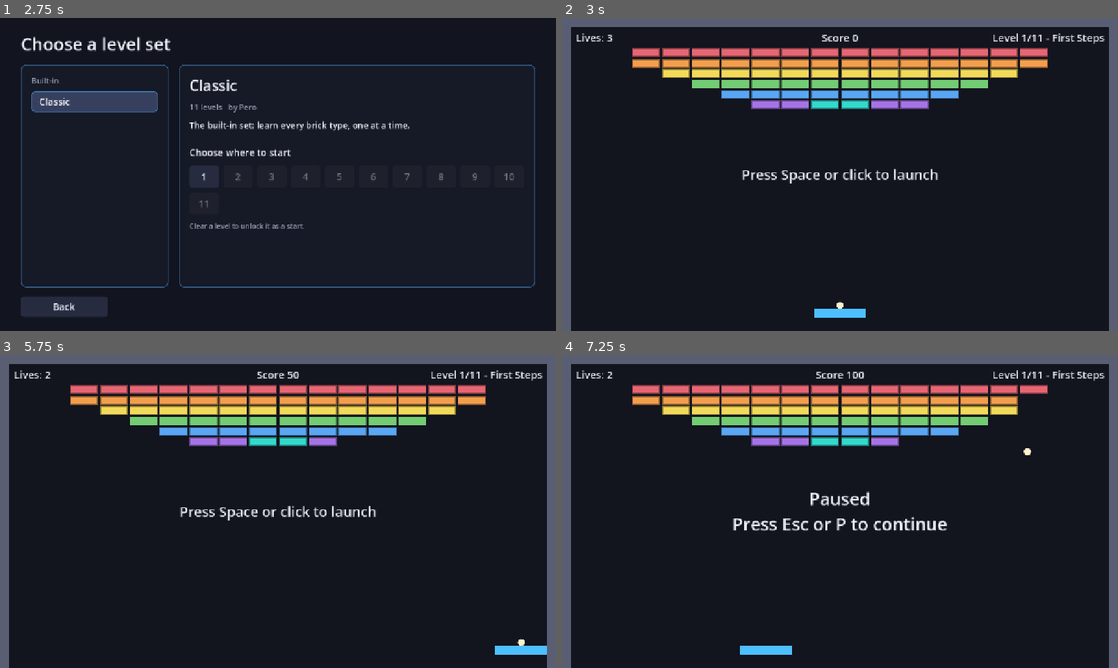
Above: before the commit, frames 1-4 (two rows, left to right).
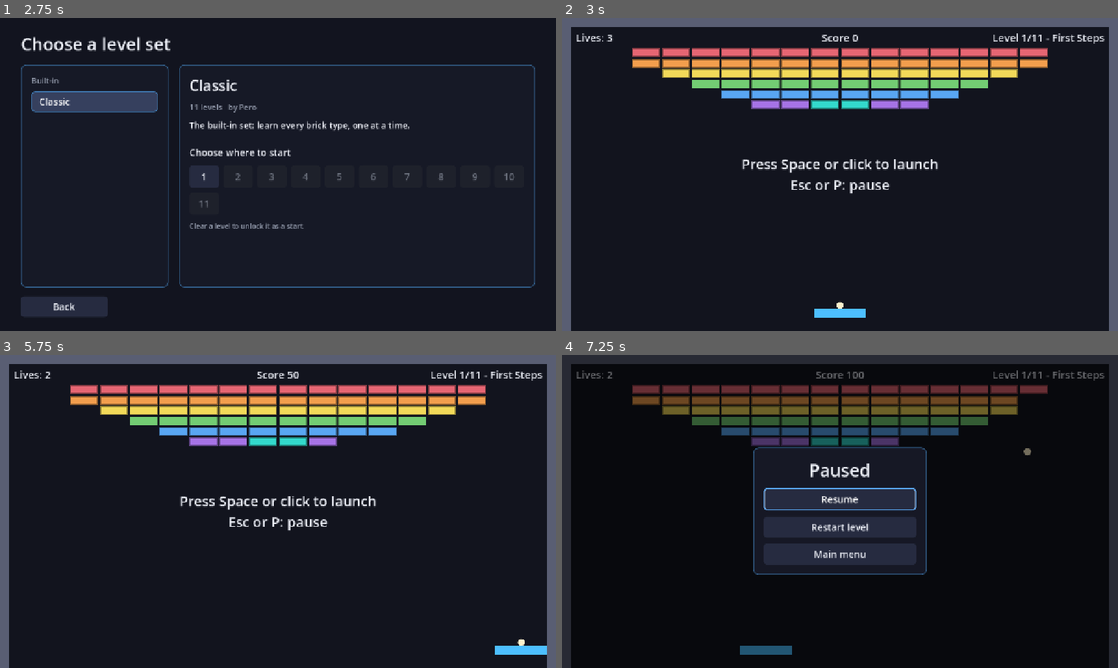
Above: after the commit, the same moments.

Repository: pero-grubac/brick-breaker
Game: Godot game, scene res://scenes/menu/main_menu.tscn
Same seed, same stepped clock (60 frames per second), same inputs: the game is played once before the commit and once after it.
Inputs (mouse positions are in pixels of both pictures, inside the frame that each line leads up to):
- Up to frame 1 (2.75 s): click "Play" at 0.5 s; click "Classic" at 1.25 s; click "Classic" at 2 s
- Up to frame 2 (3 s): click "1" at 2.75 s
- Up to frame 3 (5.75 s): tap Space (launch) at 3.5, 5.3 s; move the mouse to (400, 495) at 3.52 s; hold Right (move_right) 3.53-4.25 s; hold Space (launch) 3.53-4.25 s; click (400, 495) at 3.67 s; drag from (166, 527) to (250, 574) at 4.27 s; move the mouse to (333, 442) at 5.02 s; hold Right (move_right) from 5.03 s (still down); hold Shift from 5.03 s (still down)
- Up to frame 4 (7.25 s): release Right (move_right) at 5.75 s; release Shift at 5.75 s; tap Space (launch) at 5.75 s; drag from (812, 574) to (673, 464) at 5.77 s; move the mouse to (1006, 558) at 6.52 s; hold Left (move_left) from 6.53 s (still down); hold Space (launch) from 6.53 s (still down); tap Ctrl at 6.6 s; tap Escape (pause) at 7.15 s

Frame 1 is identical in both runs. In frame 2, 1.3% of the frame differs, in the area x 32-68%, y 45-56%; in frame 3, 1.3%; in frame 4, 22%, in the area x 0-100%, y 0-100%.

Commit message:
feat: pause menu, translated game text, progress and best score

Diff:
--- a/scenes/game/game.gd
+++ b/scenes/game/game.gd
@@ -10,12 +10,7 @@
 
 const BRICK_SCENE: PackedScene = preload("res://scenes/game/brick.tscn")
 const BALL_SCENE: PackedScene = preload("res://scenes/game/ball.tscn")
-const MSG_SERVE := "Press Space or click to launch"
-const MSG_GAME_OVER := "Game over\nPress Space or click to restart"
-const MSG_LEVEL_CLEARED := "Level cleared!\nPress Space or click for the next level"
-const MSG_SET_COMPLETE := "Set complete!\nPress Space or click to play again"
-const MSG_LOAD_ERROR := "Cannot load level"
-const MSG_SKIPPED := "Skipped a broken level:"
+# Message lines are translation keys (i18n/strings.csv); see _message().
 ## How many load errors to show on screen (the full list goes to the Output panel).
 const MAX_ERRORS_SHOWN: int = 3
 
@@ -56,6 +51,8 @@
 var _level: LevelData = null
 ## Error of the last skipped level, shown with the next serve message.
 var _skip_note: String = ""
+## The final score of this run was already reported (EventBus.run_ended).
+var _run_ended: bool = false
 
 # Ball speed = base (from the scene) x level ball_speed x power-up factor.
 var _base_ball_speed: float = 0.0
@@ -72,6 +69,7 @@
 @onready var _hud: Hud = $HUD
 @onready var _bricks: Node2D = $Bricks
 @onready var _power_ups: PowerUpManager = $PowerUpManager
+@onready var _pause: PauseController = $PauseController
 
 
 func _ready() -> void:
@@ -80,6 +78,9 @@
 	_connect_ball(_ball)
 	_power_ups.setup(GameContext.new(self, _paddle))
 	EventBus.brick_destroyed.connect(_on_brick_destroyed)
+	_hud.resume_requested.connect(_pause.set_paused.bind(false))
+	_hud.restart_requested.connect(_on_restart_requested)
+	_hud.main_menu_requested.connect(_on_main_menu_requested)
 	_base_ball_speed = _ball.speed
 	_lives = starting_lives
 	EventBus.lives_changed.emit(_lives)
@@ -117,8 +118,38 @@
 			_release_stuck_balls()
 		State.LEVEL_CLEARED:
 			_start_level(_level_index + 1)
-		State.GAME_OVER, State.SET_COMPLETE:
-			get_tree().reload_current_scene()
+		State.GAME_OVER:
+			# Try again from where this run started.
+			GameSession.play(_level_set, start_level)
+		State.SET_COMPLETE:
+			GameSession.go_to_set_select()
+
+
+## Joins translated message lines.
+func _message(keys: Array[String]) -> String:
+	var lines := PackedStringArray()
+	for key in keys:
+		lines.append(tr(key))
+	return "\n".join(lines)
+
+
+func _on_restart_requested() -> void:
+	GameSession.play(_level_set, _level_index)
+
+
+func _on_main_menu_requested() -> void:
+	_end_run()
+	GameSession.go_to_main_menu()
+
+
+## Reports the final score once per run. Returns true if it is a new best for the set.
+func _end_run() -> bool:
+	if _level_set == null or _run_ended:
+		return false
+	_run_ended = true
+	var is_best := _score.score > 0 and _score.score > SaveManager.data.best_score(_level_set.id)
+	EventBus.run_ended.emit(_level_set.id, _score.score)
+	return is_best
 
 
 # --- levels ---
@@ -149,10 +180,14 @@
 func _finish_set() -> void:
 	_state = State.SET_COMPLETE
 	_stop_all_balls()
-	var message := MSG_SET_COMPLETE
+	var keys: Array[String] = ["MSG_SET_COMPLETE"]
+	if _end_run():
+		keys.append("MSG_NEW_BEST")
+	keys.append("MSG_BACK_TO_MENU")
+	var message := _message(keys)
 	if not _skip_note.is_empty():
 		# The last level(s) were broken; still say why.
-		message += "\n\n%s\n%s" % [MSG_SKIPPED, _skip_note]
+		message += "\n\n%s\n%s" % [tr("MSG_SKIPPED"), _skip_note]
 	_hud.show_message(message)
 
 
@@ -163,7 +198,7 @@
 	for error in errors:
 		push_error(error)
 	var shown := errors.slice(0, MAX_ERRORS_SHOWN)
-	_hud.show_message(MSG_LOAD_ERROR + "\n\n" + "\n".join(shown))
+	_hud.show_message(tr("MSG_LOAD_ERROR") + "\n\n" + "\n".join(shown))
 
 
 func _clear_bricks() -> void:
@@ -214,9 +249,9 @@
 	_ball.show()
 	_place_ball_on_paddle()
 	_ball.reset_physics_interpolation()
-	var message := MSG_SERVE
+	var message := _message(["MSG_SERVE", "MSG_PAUSE_HINT"])
 	if not _skip_note.is_empty():
-		message += "\n\n%s\n%s" % [MSG_SKIPPED, _skip_note]
+		message += "\n\n%s\n%s" % [tr("MSG_SKIPPED"), _skip_note]
 	_hud.show_message(message)
 
 
@@ -293,7 +328,11 @@
 		_state = State.GAME_OVER
 		_power_ups.clear_all()
 		EventBus.game_over.emit()
-		_hud.show_message(MSG_GAME_OVER)
+		var keys: Array[String] = ["MSG_GAME_OVER"]
+		if _end_run():
+			keys.append("MSG_NEW_BEST")
+		keys.append("MSG_TRY_AGAIN")
+		_hud.show_message(_message(keys))
 
 
 func _on_ball_paddle_hit(ball: Ball) -> void:
@@ -322,12 +361,12 @@
 	_remove_extra_balls()
 	_power_ups.clear_all()
 	EventBus.level_cleared.emit()
+	EventBus.level_completed.emit(_level_set.id, _level_index)
 	if _level_index + 1 < _level_set.level_count():
 		_state = State.LEVEL_CLEARED
-		_hud.show_message(MSG_LEVEL_CLEARED)
+		_hud.show_message(_message(["MSG_LEVEL_CLEARED", "MSG_NEXT_LEVEL"]))
 	else:
-		_state = State.SET_COMPLETE
-		_hud.show_message(MSG_SET_COMPLETE)
+		_finish_set()
 
 
 func _add_score(points: int) -> void:
--- a/scenes/game/hud.gd
+++ b/scenes/game/hud.gd
@@ -1,15 +1,22 @@
 class_name Hud
 extends CanvasLayer
 
-## In-game HUD: lives, score, combo and level name (driven by EventBus) and a center message
-## set by Game.
+## In-game HUD: lives, score, combo, level name and active power-ups (driven by EventBus), a
+## center message set by Game, and the pause menu.
+
+signal resume_requested
+signal restart_requested
+signal main_menu_requested
 
 @onready var _lives_label: Label = $LivesLabel
 @onready var _message_label: Label = $MessageLabel
 @onready var _level_label: Label = $LevelLabel
 @onready var _score_label: Label = $ScoreLabel
 @onready var _active_label: Label = $ActiveLabel
-@onready var _pause_label: Label = $PauseLabel
+@onready var _pause_menu: Control = $PauseMenu
+@onready var _resume_button: Button = %ResumeButton
+@onready var _restart_button: Button = %RestartButton
+@onready var _menu_button: Button = %MainMenuButton
 
 var _score: int = 0
 var _combo: float = 1.0
@@ -22,6 +29,10 @@
 	EventBus.combo_changed.connect(_on_combo_changed)
 	EventBus.active_powerups_changed.connect(_on_active_powerups_changed)
 	EventBus.paused_changed.connect(_on_paused_changed)
+	_resume_button.pressed.connect(resume_requested.emit)
+	_restart_button.pressed.connect(restart_requested.emit)
+	_menu_button.pressed.connect(main_menu_requested.emit)
+	_pause_menu.hide()
 
 
 func show_message(text: String) -> void:
@@ -34,11 +45,11 @@
 
 
 func _on_lives_changed(lives: int) -> void:
-	_lives_label.text = "Lives: %d" % lives
+	_lives_label.text = tr("HUD_LIVES") % lives
 
 
 func _on_level_started(level_number: int, level_count: int, level_name: String) -> void:
-	_level_label.text = "Level %d/%d - %s" % [level_number, level_count, level_name]
+	_level_label.text = tr("HUD_LEVEL") % [level_number, level_count, level_name]
 
 
 func _on_score_changed(score: int) -> void:
@@ -52,21 +63,10 @@
 
 
 func _update_score_label() -> void:
-	var text := "Score %s" % _group_thousands(_score)
+	var text := tr("HUD_SCORE") % TextFormat.group_thousands(_score)
 	if _combo > 1.0:
 		text += "   x%s" % String.num(_combo, 1)
 	_score_label.text = text
-
-
-## 1234567 -> "1,234,567"
-static func _group_thousands(value: int) -> String:
-	var digits := str(absi(value))
-	var groups: PackedStringArray = []
-	while digits.length() > 3:
-		groups.insert(0, digits.right(3))
-		digits = digits.left(digits.length() - 3)
-	groups.insert(0, digits)
-	return ("-" if value < 0 else "") + ",".join(groups)
 
 
 func _on_active_powerups_changed(lines: PackedStringArray) -> void:
@@ -74,6 +74,8 @@
 
 
 func _on_paused_changed(paused: bool) -> void:
-	# The pause text replaces the normal message while paused.
-	_pause_label.visible = paused
+	# The pause menu replaces the normal message while paused.
+	_pause_menu.visible = paused
 	_message_label.self_modulate.a = 0.0 if paused else 1.0
+	if paused:
+		_resume_button.grab_focus()
--- a/scenes/game/hud.tscn
+++ b/scenes/game/hud.tscn
@@ -36,19 +36,6 @@
 offset_bottom = 718.0
 theme_override_font_sizes/font_size = 16
 
-[node name="PauseLabel" type="Label" parent="."]
-visible = false
-anchors_preset = 15
-anchor_right = 1.0
-anchor_bottom = 1.0
-grow_horizontal = 2
-grow_vertical = 2
-theme_override_font_sizes/font_size = 40
-text = "Paused
-Press Esc or P to continue"
-horizontal_alignment = 1
-vertical_alignment = 1
-
 [node name="MessageLabel" type="Label" parent="."]
 anchors_preset = 15
 anchor_right = 1.0
@@ -59,3 +46,61 @@
 horizontal_alignment = 1
 vertical_alignment = 1
 autowrap_mode = 3
+
+[node name="PauseMenu" type="Control" parent="."]
+process_mode = 3
+layout_mode = 3
+anchors_preset = 15
+anchor_right = 1.0
+anchor_bottom = 1.0
+grow_horizontal = 2
+grow_vertical = 2
+
+[node name="Dim" type="ColorRect" parent="PauseMenu"]
+layout_mode = 1
+anchors_preset = 15
+anchor_right = 1.0
+anchor_bottom = 1.0
+grow_horizontal = 2
+grow_vertical = 2
+color = Color(0, 0, 0, 0.55)
+
+[node name="Center" type="CenterContainer" parent="PauseMenu"]
+layout_mode = 1
+anchors_preset = 15
+anchor_right = 1.0
+anchor_bottom = 1.0
+grow_horizontal = 2
+grow_vertical = 2
+
+[node name="Panel" type="PanelContainer" parent="PauseMenu/Center"]
+custom_minimum_size = Vector2(400, 0)
+layout_mode = 2
+
+[node name="VBox" type="VBoxContainer" parent="PauseMenu/Center/Panel"]
+layout_mode = 2
+theme_override_constants/separation = 14
+
+[node name="Title" type="Label" parent="PauseMenu/Center/Panel/VBox"]
+layout_mode = 2
+theme_override_font_sizes/font_size = 40
+text = "PAUSE_TITLE"
+horizontal_alignment = 1
+
+[node name="ResumeButton" type="Button" parent="PauseMenu/Center/Panel/VBox"]
+unique_name_in_owner = true
+custom_minimum_size = Vector2(0, 52)
+layout_mode = 2
+text = "PAUSE_RESUME"
+
+[node name="RestartButton" type="Button" parent="PauseMenu/Center/Panel/VBox"]
+unique_name_in_owner = true
+custom_minimum_size = Vector2(0, 48)
+layout_mode = 2
+text = "PAUSE_RESTART"
+
+[node name="MainMenuButton" type="Button" parent="PauseMenu/Center/Panel/VBox"]
+unique_name_in_owner = true
+custom_minimum_size = Vector2(0, 48)
+layout_mode = 2
+text = "PAUSE_MAIN_MENU"
--- a/scenes/menu/set_select.gd
+++ b/scenes/menu/set_select.gd
@@ -73,7 +73,7 @@
 		info += "   " + tr("SETS_BY") % level_set.author
 	var best := SaveManager.data.best_score(level_set.id)
 	if best > 0:
-		info += "   " + tr("SETS_BEST") % best
+		info += "   " + tr("SETS_BEST") % TextFormat.group_thousands(best)
 	_set_info.text = info
 	_description.text = level_set.description
 	_build_level_grid(level_set)
--- /dev/null
+++ b/scripts/ui/text_format.gd
@@ -0,0 +1,15 @@
+class_name TextFormat
+extends RefCounted
+
+## Small text helpers shared by the HUD and the menus.
+
+
+## 1234567 -> "1,234,567"
+static func group_thousands(value: int) -> String:
+	var digits := str(absi(value))
+	var groups: PackedStringArray = []
+	while digits.length() > 3:
+		groups.insert(0, digits.right(3))
+		digits = digits.left(digits.length() - 3)
+	groups.insert(0, digits)
+	return ("-" if value < 0 else "") + ",".join(groups)
Binary file added: docs/images/stage-b-pause-sr.png
Not shown, added: scripts/ui/text_format.gd.uid
